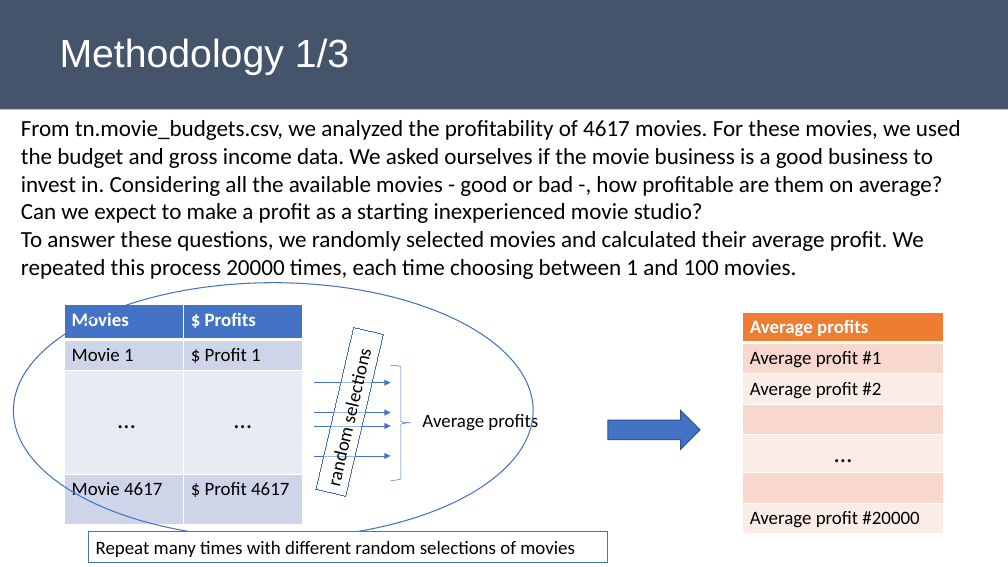
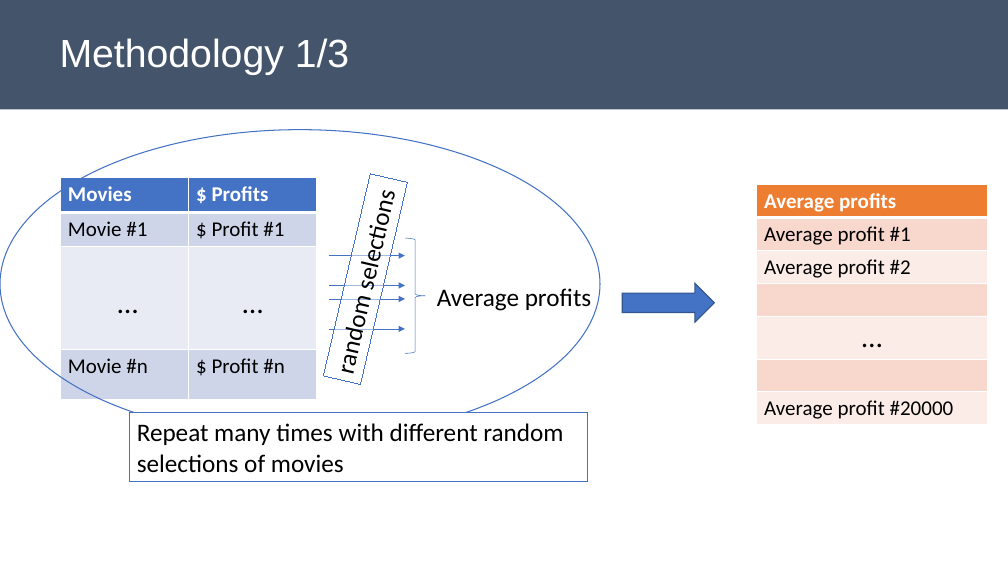
Before and after one commit to poariston/DataAnalysis_SuccessfulMovies, a slide deck: slide 3 of Mod1Project_Presentation_POAriston.pptx. Drawn at 1008x567 pixels with LibreOffice and Linux fonts; fonts in the diff are those of the drawing. Boxes give left, top, right and bottom in pixels: in the first picture for what was removed or moved away, otherwise in the second. Text is boxed around its words. In the diff, an @@ line names an element or a change of style, - is before the commit and + after.

Commit message:
final edits.2-23.PO

```diff
--- a/Mod1Project_Presentation_POAriston.pptx
+++ b/Mod1Project_Presentation_POAriston.pptx
@@ ellipse: place and size @@
-ellipse at <box>14,283,534,538</box>
+ellipse at <box>0,130,600,439</box>
@@ text removed at <box>21,120,961,279</box> @@
-From tn.movie_budgets.csv, we analyzed the profitability of 4617 movies. For these movies, we used the budget and gross income data. We asked ourselves if the movie business is a good business to invest in. Considering all the available movies - good or bad -, how profitable are them on average? Can we expect to make a profit as a starting inexperienced movie studio?
-To answer these questions, we randomly selected movies and calculated their average profit. We repeated this process 20000 times, each time choosing between 1 and 100 movies.
@@ table at <box>60,178,318,399</box> @@
-row 2, column 1: Movie 1
+row 2, column 1: Movie #1
-row 2, column 2: $ Profit 1
+row 2, column 2: $ Profit #1
-row 4, column 1: Movie 4617
+row 4, column 1: Movie #n
-row 4, column 2: $ Profit 4617
+row 4, column 2: $ Profit #n
@@ size 18 to 20 pt in "Movies", "$ Profits" @@
@@ size 24 to 28 pt in "…", "…" @@
@@ table: place and size @@
-table at <box>64,305,303,524</box>
+table at <box>60,178,318,399</box>
@@ rectangle "random selections": place and size @@
-rectangle "random selections" at <box>317,327,384,496</box>
+rectangle "random selections" at <box>323,174,407,384</box>
@@ table at <box>757,185,988,425</box> @@
@@ size 18 to 20 pt @@
@@ size 24 to 28 pt in "…" @@
@@ table: place and size @@
-table at <box>743,312,944,534</box>
+table at <box>757,185,988,425</box>
@@ 4 arrows, 1 right arrow, 1 right brace: place and size @@
-4 arrows, 1 right arrow, 1 right brace at <box>315,365,700,480</box>
+4 arrows, 1 right arrow, 1 right brace at <box>329,238,715,353</box>
@@ size 18 to 24 pt in 3 elements at <box>129,413,588,482</box>, <box>323,174,407,384</box>, <box>437,288,592,311</box> @@
@@ text "Average profits": place and size @@
-text "Average profits" at <box>422,411,538,432</box>
+text "Average profits" at <box>437,288,592,311</box>
@@ rectangle "Repeat many times with different ...": place and size @@
-rectangle "Repeat many times with different ..." at <box>88,532,609,562</box>
+rectangle "Repeat many times with different ..." at <box>129,413,588,482</box>
```
Also in this commit, not shown: 5 other slides changed, 3 slides added.
